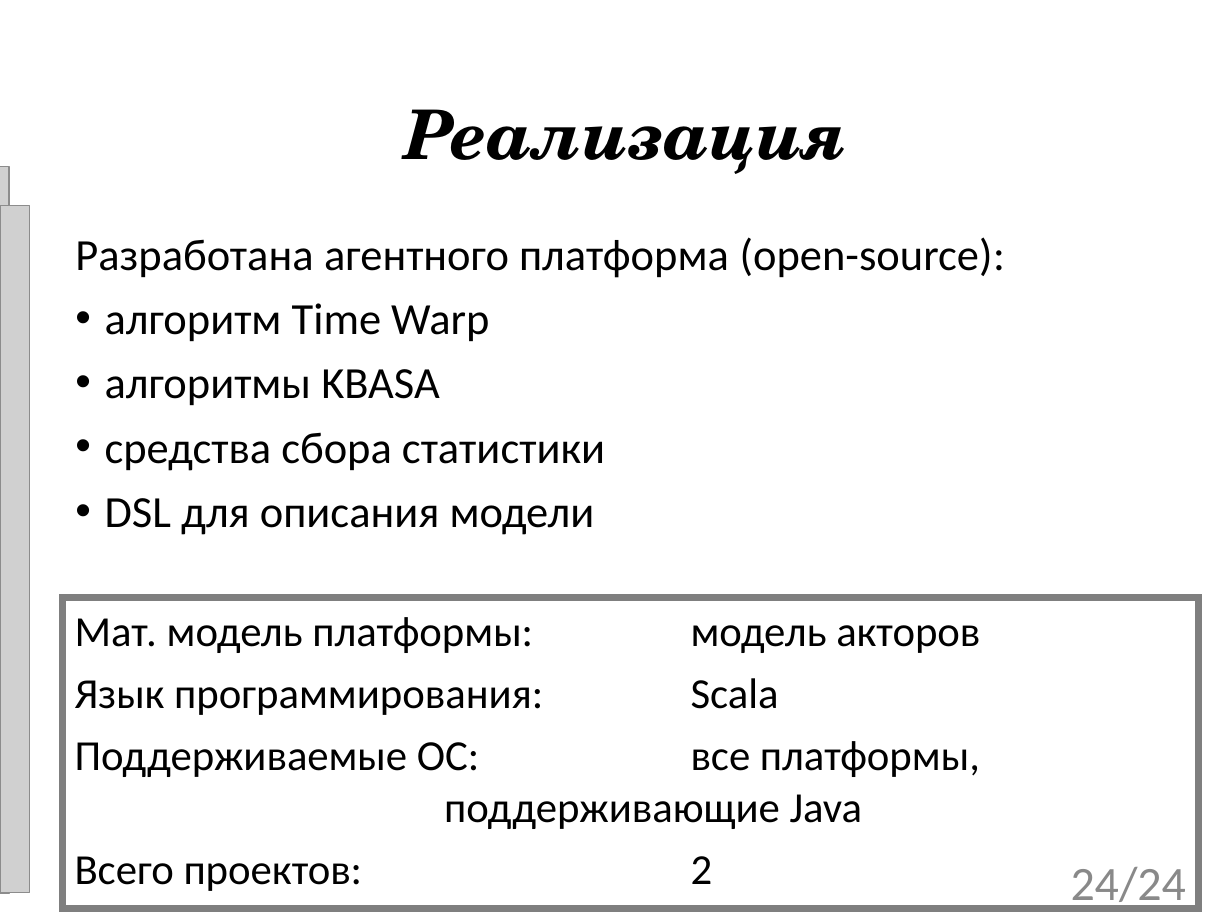
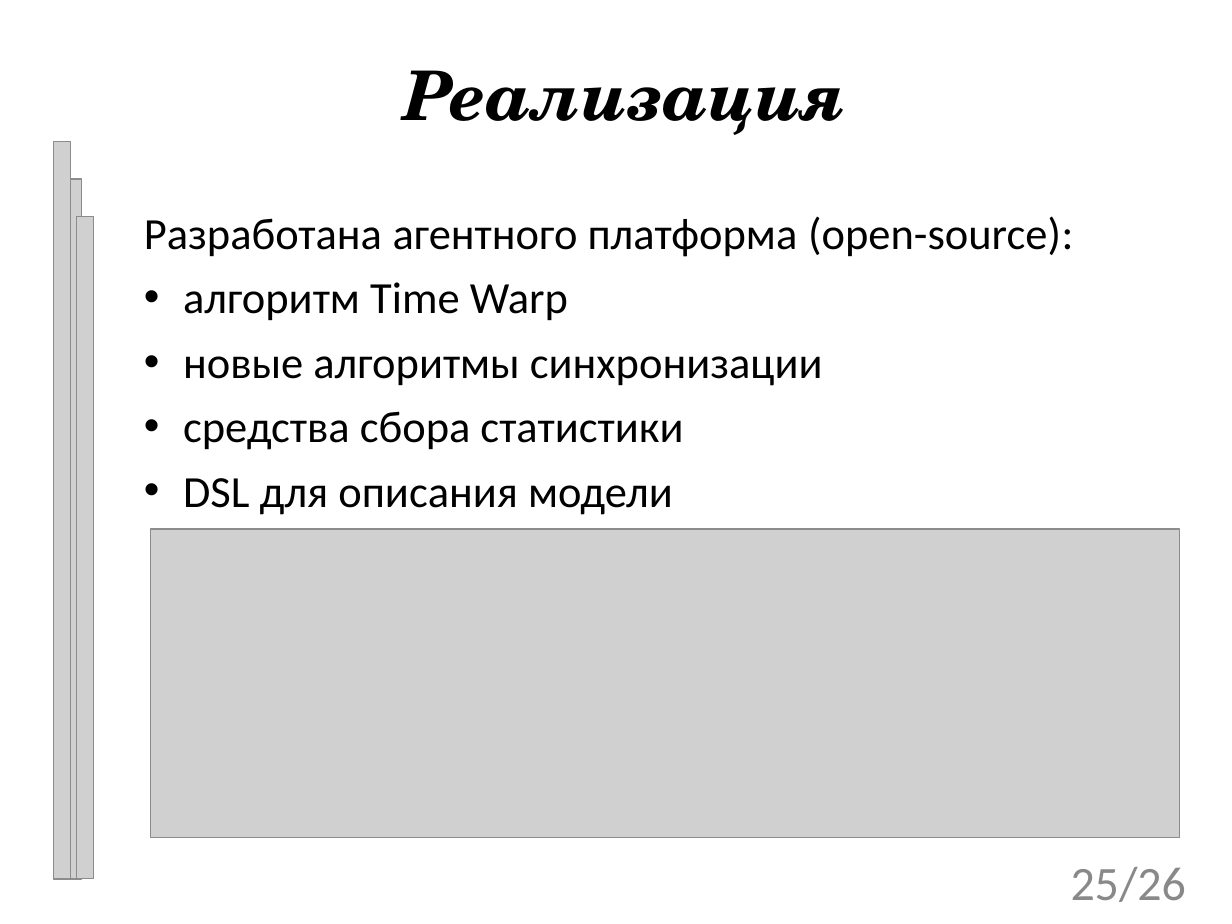
Before and after one commit to tom-trix/SynchAlgorithms, a slide deck: slide 25 of text/Mitrakov.ppt (slide 24 before the commit). Drawn at 1232x924 pixels with LibreOffice and Linux fonts; fonts in the diff are those of the drawing; grey boxes stand for pictures; background and template pictures are left out. Boxes give left, top, right and bottom in pixels: in the first picture for what was removed or moved away, otherwise in the second. Text is boxed around its words. In the diff, an @@ line names an element or a change of style, - is before the commit and + after.

```diff
--- a/text/Mitrakov.ppt
+++ b/text/Mitrakov.ppt
@@ title "Реализация": place and size @@
-title "Реализация" at bbox=[404, 109, 848, 174]
+title "Реализация" at bbox=[403, 70, 847, 135]
@@ picture added at bbox=[53, 142, 70, 878] @@
@@ picture: place and size @@
-picture at bbox=[0, 166, 9, 893]
+picture at bbox=[64, 179, 81, 878]
@@ subtitle "Разработана агентного платформа (open-source):": place and size @@
-subtitle "Разработана агентного платформа (open-source):" at bbox=[75, 237, 1005, 535]
+subtitle "Разработана агентного платформа (open-source):" at bbox=[144, 216, 1073, 515]
@@ picture: place and size @@
-picture at bbox=[0, 206, 30, 893]
+picture at bbox=[76, 216, 94, 877]
@@ subtitle at bbox=[183, 356, 823, 386]: text changed @@
-• алгоритмы KBASA
+• новые алгоритмы синхронизации
@@ picture added at bbox=[150, 529, 1179, 838] @@
@@ rectangle removed at bbox=[63, 598, 1199, 908] @@
-Мат. модель платформы: модель акторов
-Язык программирования: Scala
-Поддерживаемые ОС: все платформы, поддерживающие Java
-Всего проектов: 2
@@ page number at bbox=[1071, 867, 1186, 902]: text changed @@
-24/24
+25/26
```
Also in this commit, not shown: 17 other slides changed, 8 slides added, 7 slides removed, 1 other file.
